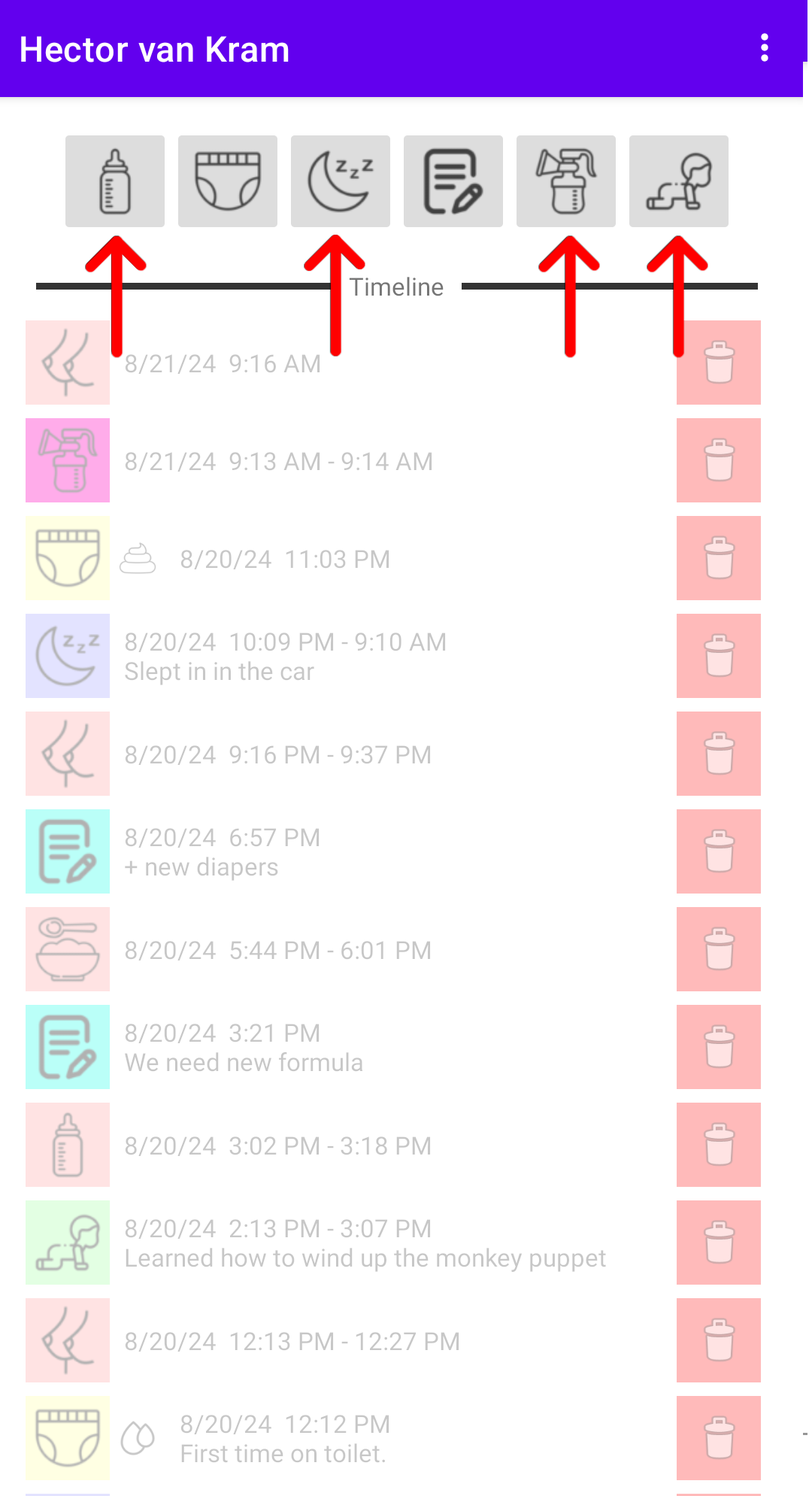
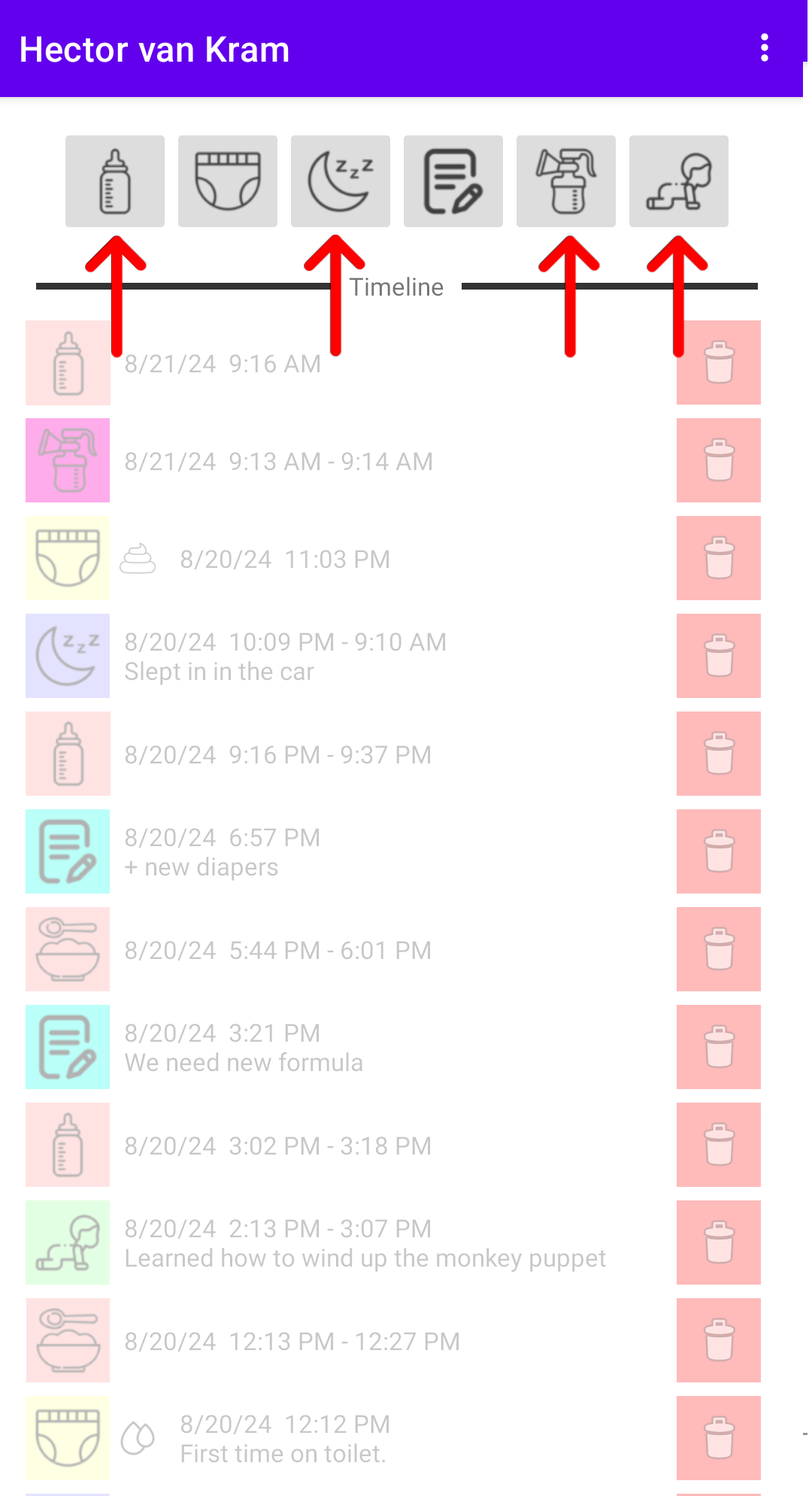
Comparing the layer stacks of the two 812 × 1496 images. Changes:
added layer "feeding.png copy #1" above "feeding.png copy" over (40, 711, 111, 796)
added layer "feeding.png copy" above "help_play_button_highlight.png copy" over (26, 321, 111, 406)
added layer "help_play_button_highlight.png copy" above "help_play_button_highlight.png" over (25, 1299, 102, 1382)
